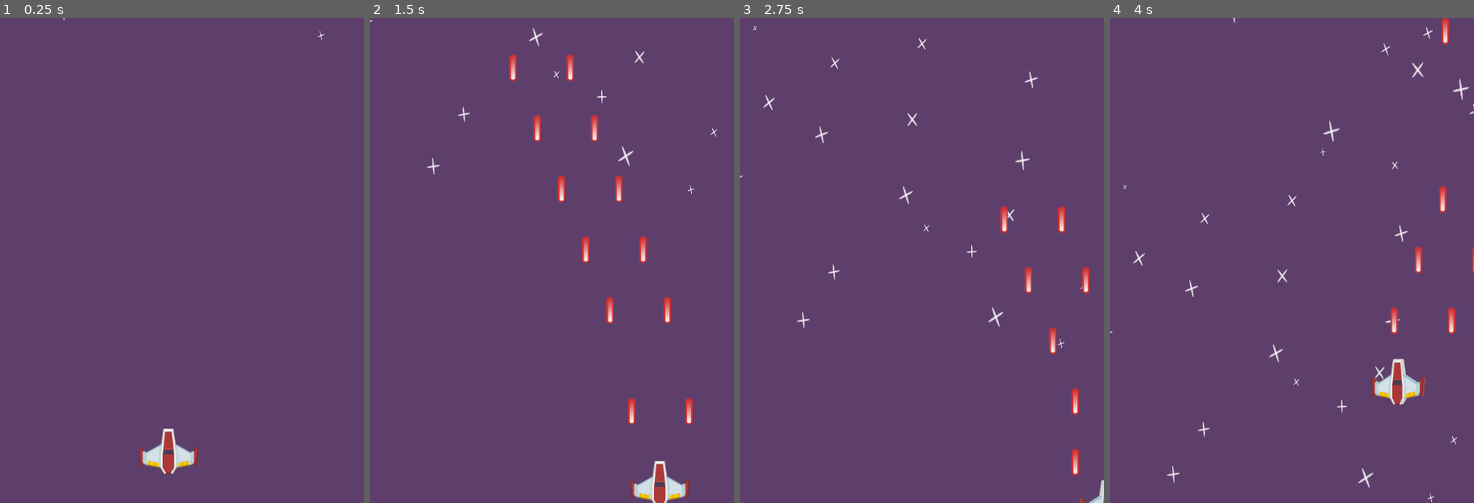
Above: before the commit, frames 1-4 (left to right).
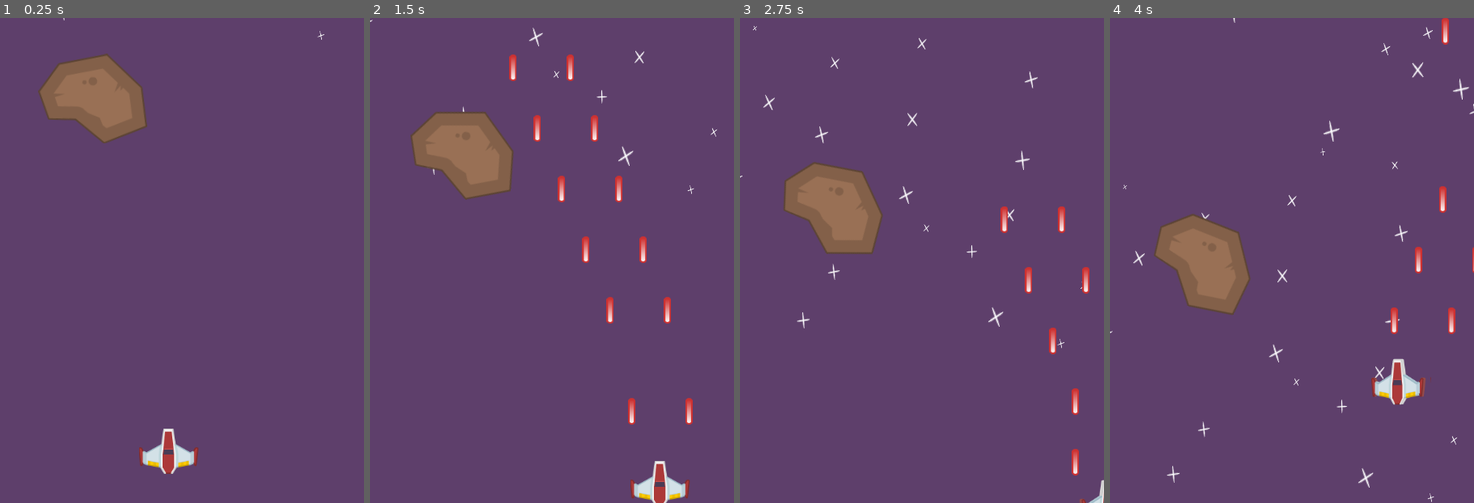
Above: after the commit, the same moments.

Repository: ZacharyRanes/Space_Shooter
Game: Godot game, scene res://MainScenes/Gameplay.tscn
Same seed, same stepped clock (60 frames per second), same inputs: the game is played once before the commit and once after it.
Inputs:
- Up to frame 1 (0.25 s): no input
- Up to frame 2 (1.5 s): hold D (move_right) 0.53-1.28 s; hold Space (shoot) 0.53-1.28 s; hold S (move_down) from 1.28 s (still down); tap Space (shoot) at 1.35 s
- Up to frame 3 (2.75 s): release S (move_down) at 2.03 s; hold D (move_right) from 2.03 s (still down); hold Space (shoot) from 2.03 s (still down)
- Up to frame 4 (4 s): release D (move_right) at 2.78 s; release Space (shoot) at 2.78 s; hold W (move_up) 2.78-3.53 s; tap Space (shoot) at 2.85 s; hold A (move_left) from 3.53 s (still down); hold Space (shoot) from 3.53 s (still down)

The runs differ from the first frame. In frame 1, 3.7% of the frame differs, in the area x 10-41%, y 7-26%; in frame 2, 3.7%; in frame 3, 3.7%; in frame 4, 3.7%, in the area x 12-39%, y 40-62%.

Commit message:
End of EP12

Diff:
--- a/MainScenes/Gameplay.tscn
+++ b/MainScenes/Gameplay.tscn
@@ -1,8 +1,9 @@
-[gd_scene load_steps=4 format=2]
+[gd_scene load_steps=5 format=2]
 
 [ext_resource path="res://Player/Player.tscn" type="PackedScene" id=1]
 [ext_resource path="res://Textures/backgroundColor.png" type="Texture" id=2]
 [ext_resource path="res://Textures/starBig.png" type="Texture" id=3]
+[ext_resource path="res://Meteor/Meteor.tscn" type="PackedScene" id=4]
 
 [node name="Gameplay" type="Node2D"]
 
@@ -30,3 +31,6 @@
 
 [node name="Player" parent="." instance=ExtResource( 1 )]
 position = Vector2( 208.97, 537.278 )
+
+[node name="Meteor" parent="." instance=ExtResource( 4 )]
+position = Vector2( 115.036, 85.8047 )
--- /dev/null
+++ b/Meteor/Meteor.gd
@@ -0,0 +1,20 @@
+extends Area2D
+
+export var minSpeed: float = 50
+export var maxSpeed: float = 100
+export var minrotationRate: float = -20
+export var maxrotationRate: float = 20
+
+var speed: float = 0
+var rotationRate: float = 0
+
+func _ready():
+	speed = rand_range(minSpeed, maxSpeed)
+	rotationRate = rand_range(minrotationRate, maxrotationRate)
+
+func _physics_process(delta):
+	rotation_degrees += rotationRate * delta
+	position.y += speed * delta
+
+func _on_VisibilityNotifier2D_screen_exited():
+	queue_free()
--- /dev/null
+++ b/Meteor/Meteor.tscn
@@ -0,0 +1,20 @@
+[gd_scene load_steps=3 format=2]
+
+[ext_resource path="res://Textures/meteorBig.png" type="Texture" id=1]
+[ext_resource path="res://Meteor/Meteor.gd" type="Script" id=2]
+
+[node name="Meteor" type="Area2D"]
+script = ExtResource( 2 )
+
+[node name="Sprite" type="Sprite" parent="."]
+texture = ExtResource( 1 )
+
+[node name="CollisionPolygon2D" type="CollisionPolygon2D" parent="."]
+visible = false
+polygon = PoolVector2Array( -43.2093, -40.6675, 14.923, -54.2985, 59.6915, -15.4101, 67.5761, 32.1649, 16.9276, 55.2841, -20.8918, 27.0866, -54.0339, 28.1557, -67.3976, -5.25362 )
+
+[node name="VisibilityNotifier2D" type="VisibilityNotifier2D" parent="."]
+position = Vector2( 1.70547, -0.852725 )
+scale = Vector2( 8.48515, 8.21038 )
+
+[connection signal="screen_exited" from="VisibilityNotifier2D" to="." method="_on_VisibilityNotifier2D_screen_exited"]
--- a/Player/Player.tscn
+++ b/Player/Player.tscn
@@ -14,12 +14,12 @@
 [sub_resource type="AtlasTexture" id=3]
 flags = 4
 atlas = ExtResource( 1 )
-region = Rect2( 99, 0, 99, 77 )
+region = Rect2( 0, 0, 99, 77 )
 
 [sub_resource type="AtlasTexture" id=4]
 flags = 4
 atlas = ExtResource( 1 )
-region = Rect2( 0, 0, 99, 77 )
+region = Rect2( 99, 0, 99, 77 )
 
 [sub_resource type="SpriteFrames" id=5]
 animations = [ {
@@ -30,12 +30,12 @@
 }, {
 "frames": [ SubResource( 3 ) ],
 "loop": true,
-"name": "Straight",
+"name": "Left",
 "speed": 5.0
 }, {
 "frames": [ SubResource( 4 ) ],
 "loop": true,
-"name": "Left",
+"name": "Straight",
 "speed": 5.0
 } ]
 
